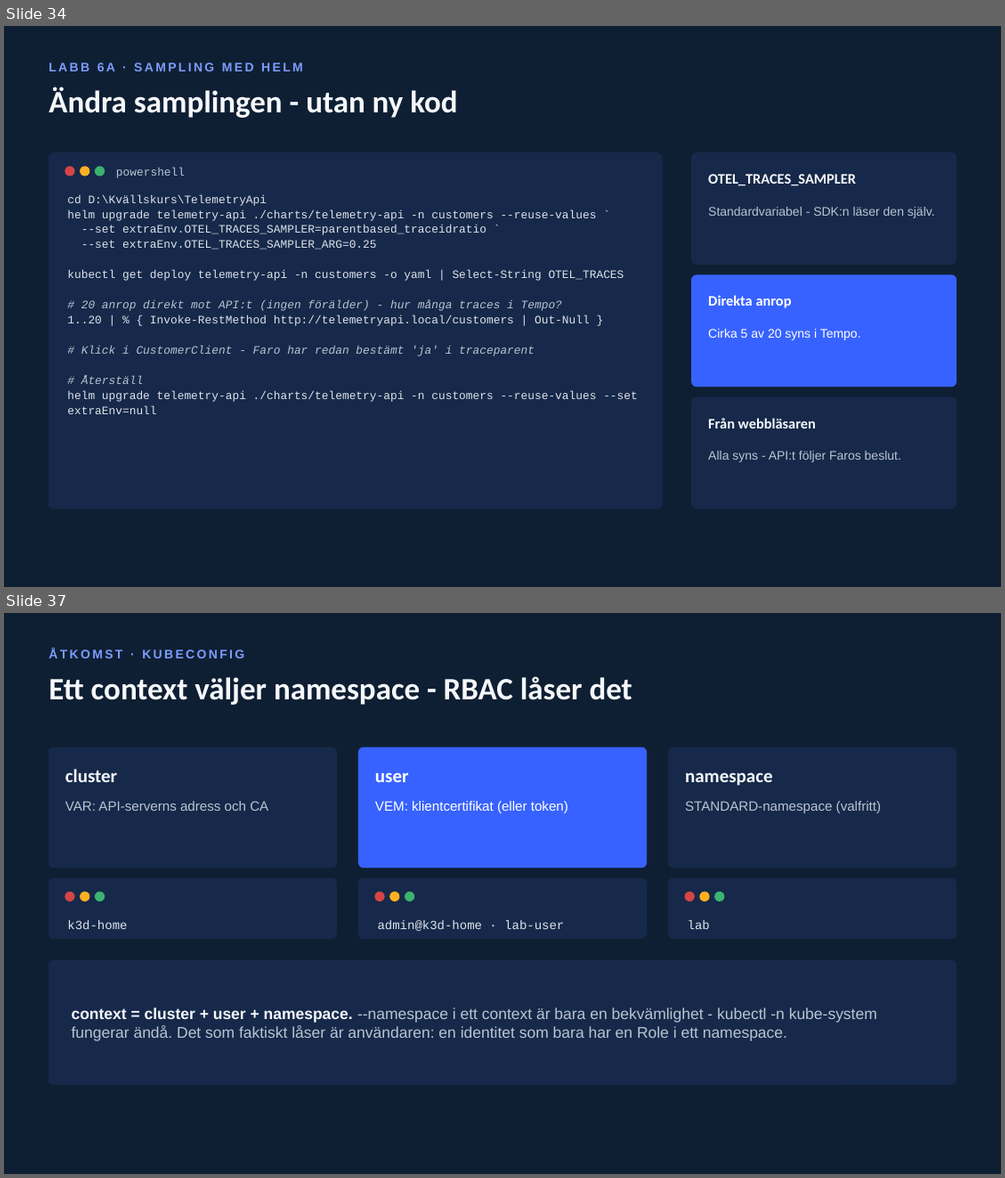
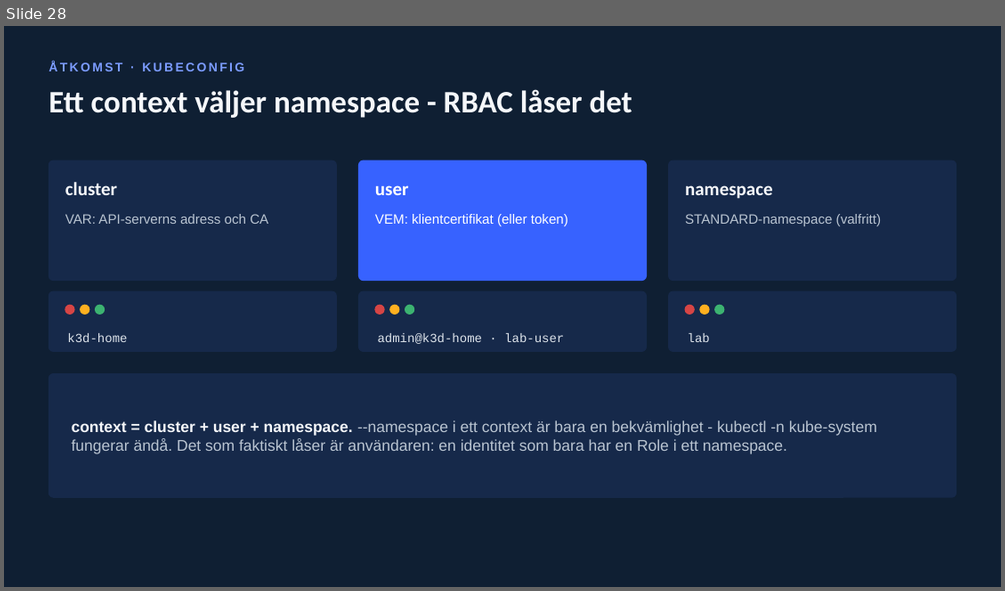
Before and after one commit to LennartAJansson/Kubernetes, a slide deck: Kubernetes - Konfiguration, hemligheter och drift.pptx. Shown one above the other, each under a label of ours: slides 34 and 37 before the commit, slide 28 after it; the slides between them are not shown. The pictures are 1005x1178 and 1005x591 pixels, drawn with LibreOffice and Linux fonts; fonts in the diff are those of the drawing. Boxes give left, top, right and bottom in pixels: in the first picture for what was removed or moved away, otherwise in the second. Text is boxed around its words. In the diff, an @@ line names an element or a change of style, - is before the commit and + after.

```diff
--- a/Kubernetes - Konfiguration, hemligheter och drift.pptx
+++ b/Kubernetes - Konfiguration, hemligheter och drift.pptx
@@ slide 34 removed at (4,26,1001,587), background #0F1F33 @@
@@ text removed at (48,62,303,71) @@
-LABB 6A · SAMPLING MED HELM
@@ text removed at (48,87,457,118) @@
-Ändra samplingen - utan ny kod
@@ rounded rectangle removed at (48,153,662,508) @@
@@ rounded rectangle removed at (692,153,956,264) @@
@@ ellipse removed at (65,167,74,176) @@
@@ ellipse removed at (81,167,89,176) @@
@@ ellipse removed at (96,167,105,176) @@
@@ text removed at (116,167,185,178) @@
-powershell
@@ text removed at (708,174,856,186) @@
-OTEL_TRACES_SAMPLER
@@ text removed at (67,194,638,414) @@
-cd D:\Kvällskurs\TelemetryApi
-helm upgrade telemetry-api ./charts/telemetry-api -n customers --reuse-values `
---set extraEnv.OTEL_TRACES_SAMPLER=parentbased_traceidratio `
---set extraEnv.OTEL_TRACES_SAMPLER_ARG=0.25
-kubectl get deploy telemetry-api -n customers -o yaml | Select-String OTEL_TRACES
-# 20 anrop direkt mot API:t (ingen förälder) - hur många traces i Tempo?
-1..20 | % { Invoke-RestMethod http://telemetryapi.local/customers | Out-Null }
-# Klick i CustomerClient - Faro har redan bestämt 'ja' i traceparent
-# Återställ
-helm upgrade telemetry-api ./charts/telemetry-api -n customers --reuse-values --set extraEnv=null
@@ text removed at (708,207,935,218) @@
-Standardvariabel - SDK:n läser den själv.
@@ rounded rectangle removed at (692,275,956,386) @@
@@ text removed at (708,295,792,308) @@
-Direkta anrop
@@ text removed at (708,329,861,340) @@
-Cirka 5 av 20 syns i Tempo.
@@ rounded rectangle removed at (692,398,956,508) @@
@@ text removed at (708,418,816,428) @@
-Från webbläsaren
@@ text removed at (708,451,901,462) @@
-Alla syns - API:t följer Faros beslut.
@@ what was slide 37 is now slide 28 @@
```
Also in this commit, not shown: 8 slides changed, 8 other slides removed, 12 other files.
